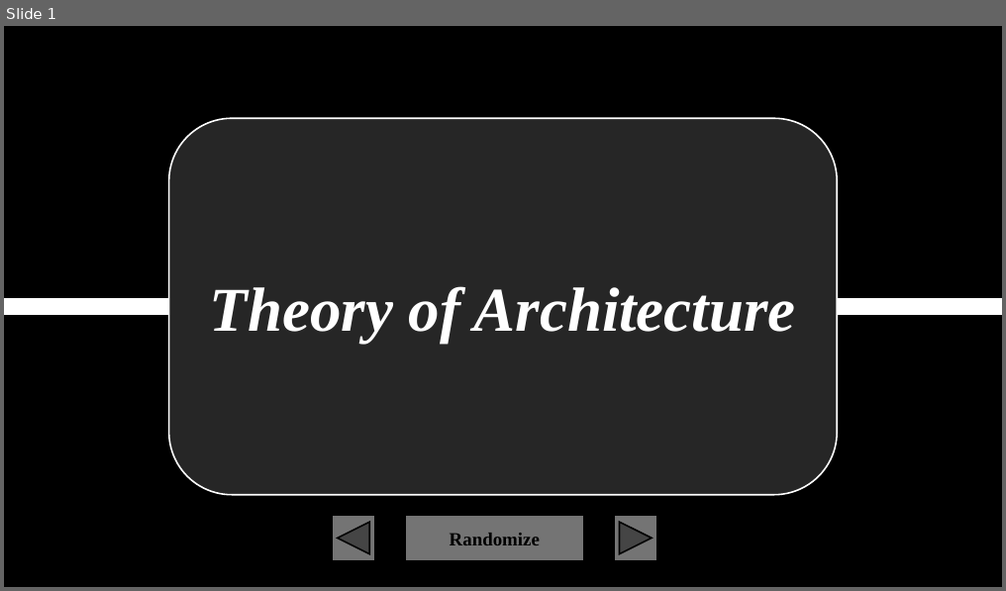
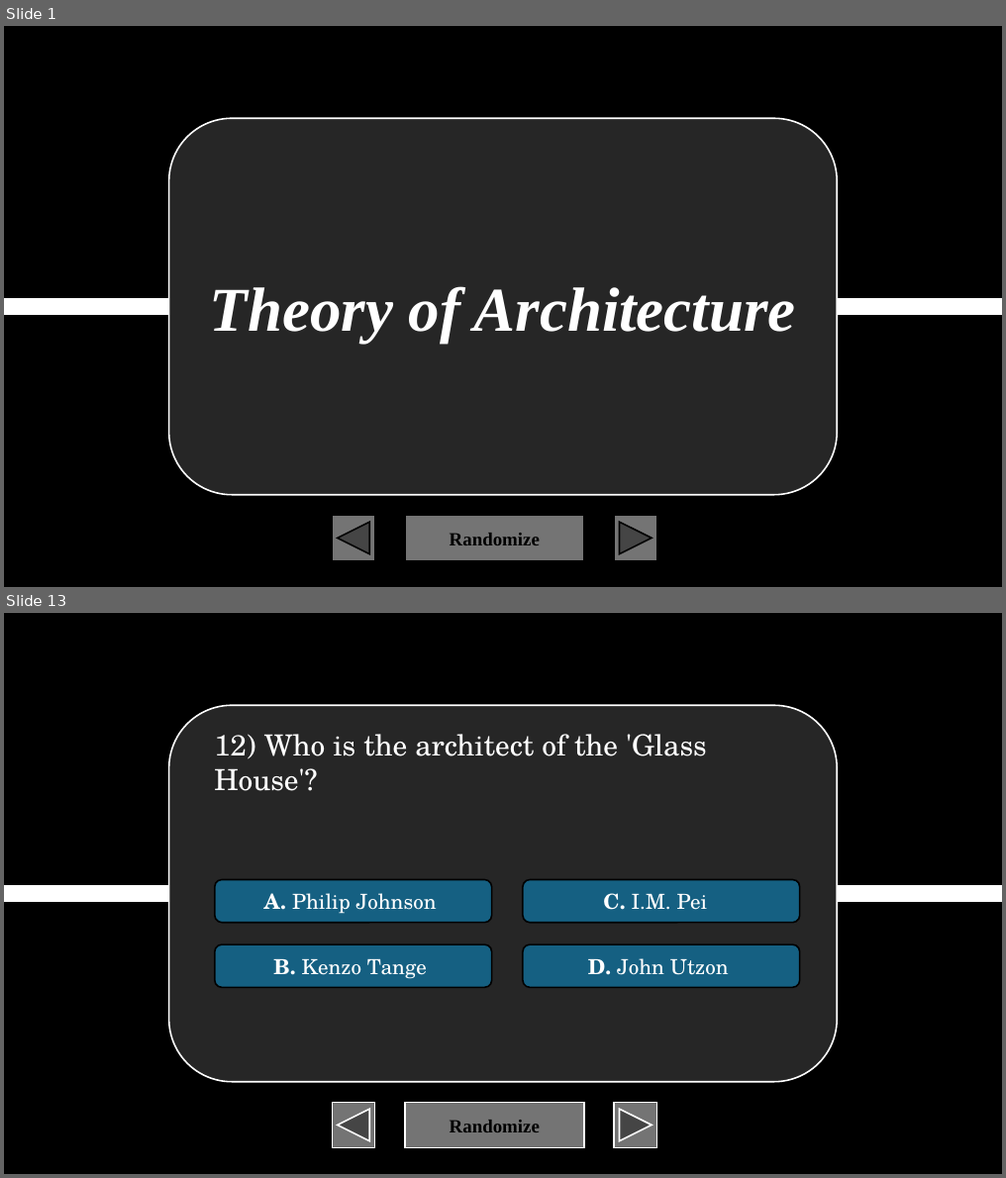
Before and after one commit to XIvanSolomonX/Archi-Reviewer, a slide deck: TOA.pptm. Shown one above the other, each under a label of ours: slide 1 before the commit, slides 1 and 13 after it; the slides between them are not shown. The pictures are 1006x591 and 1006x1178 pixels, drawn with LibreOffice and Linux fonts; fonts in the diff are those of the drawing. Boxes give left, top, right and bottom in pixels: in the first picture for what was removed or moved away, otherwise in the second. Text is boxed around its words. In the diff, an @@ line names an element or a change of style, - is before the commit and + after.

```diff
--- a/TOA.pptm
+++ b/TOA.pptm
@@ slide 13 added at (4,613,1002,1174), background #000000 @@
@@ rounded rectangle added at (168,705,837,1081), fill #262626, outline #FFFFFF 1.5 pt @@
@@ text added at (214,734,707,791), 28 pt, text #FFFFFF @@
+12) Who is the architect of the 'Glass House'?
@@ rounded rectangle added at (215,879,492,922), fill #156082, outline #000000 1.5 pt, 20 pt, text #FFFFFF @@
+A. Philip Johnson
@@ rounded rectangle added at (523,879,800,922), fill #156082, outline #000000 1.5 pt, 20 pt, text #FFFFFF @@
+C. I.M. Pei
@@ line added from (4, 894) to (1002, 894), #FFFFFF 16 pt @@
@@ rounded rectangle added at (215,945,492,987), fill #156082, outline #000000 1.5 pt, 20 pt, text #FFFFFF @@
+B. Kenzo Tange
@@ rounded rectangle added at (523,945,800,987), fill #156082, outline #000000 1.5 pt, 20 pt, text #FFFFFF @@
+D. John Utzon
@@ action button back previous added at (332,1103,374,1149), fill #747474, outline #FFFFFF 1.5 pt @@
@@ action button blank added at (405,1103,584,1149), fill #747474, outline #FFFFFF 1.5 pt, 18 pt, text #000000, bold @@
+Randomize
@@ action button forward next added at (614,1103,656,1149), fill #747474, outline #FFFFFF 1.5 pt @@
```
Also in this commit, not shown: 11 slides changed, 39 other slides added.
